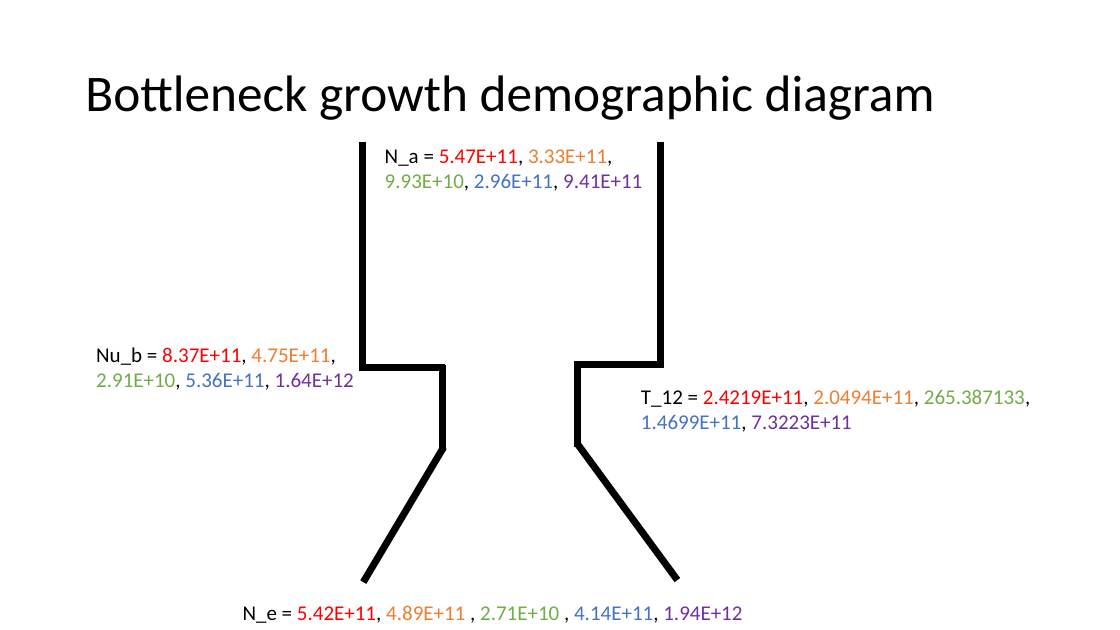
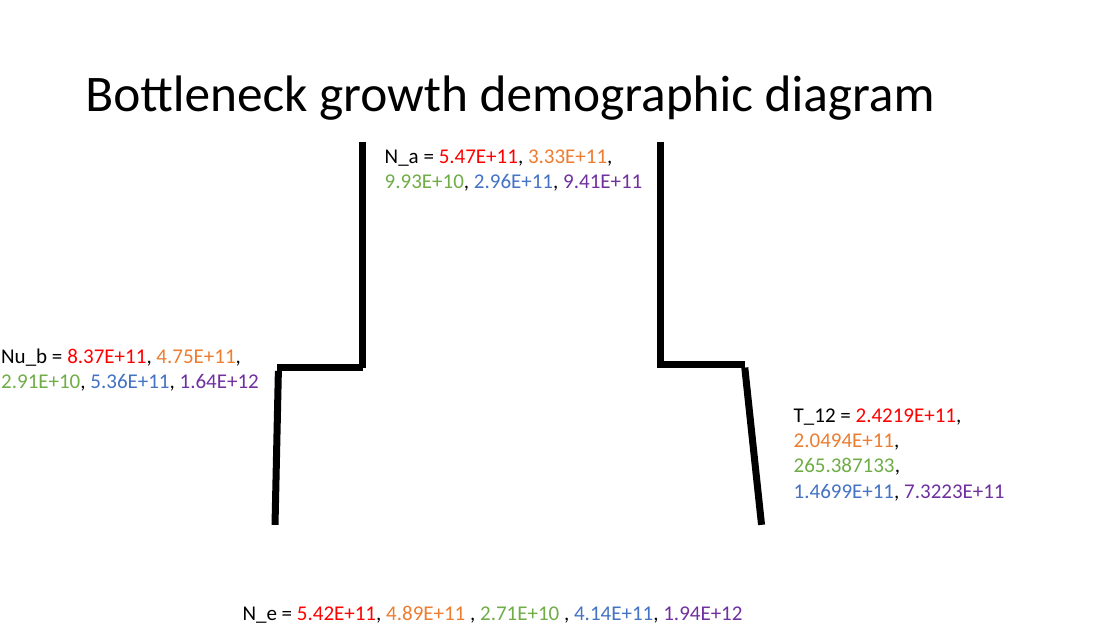
Before and after one commit to jon-mah/demo_for_ccgb, a slide deck: slide 13 of Summary/20210125_demo_for_ccgb_rotation_update.pptx. Drawn at 1120x630 pixels with LibreOffice and Linux fonts; fonts in the diff are those of the drawing. Boxes give left, top, right and bottom in pixels: in the first picture for what was removed or moved away, otherwise in the second. Text is boxed around its words. In the diff, an @@ line names an element or a change of style, - is before the commit and + after.

```diff
--- a/Summary/20210125_demo_for_ccgb_rotation_update.pptx
+++ b/Summary/20210125_demo_for_ccgb_rotation_update.pptx
@@ text "Nu_b = 8.37E+11, 4.75E+11,": place and size @@
-text "Nu_b = 8.37E+11, 4.75E+11," at bbox=[96, 347, 354, 390]
+text "Nu_b = 8.37E+11, 4.75E+11," at bbox=[1, 348, 259, 391]
@@ line moved from (444, 447) - (364, 582) to (278, 371) - (275, 525) @@
@@ line moved from (359, 368) - (445, 368) to (277, 368) - (364, 368) @@
@@ line removed from (443, 365) to (443, 451) @@
@@ line removed from (577, 361) to (577, 447) @@
@@ line moved from (577, 365) - (664, 365) to (659, 365) - (745, 365) @@
@@ line moved from (578, 445) - (677, 581) to (745, 368) - (762, 525) @@
@@ text "T_12 = 2.4219E+11, 2.0494E+11, 265.387133," rewrapped from bbox=[641, 389, 1030, 432] to bbox=[794, 408, 1004, 501] @@
```
Also in this commit, not shown: 4 other slides changed, 1 other file.
